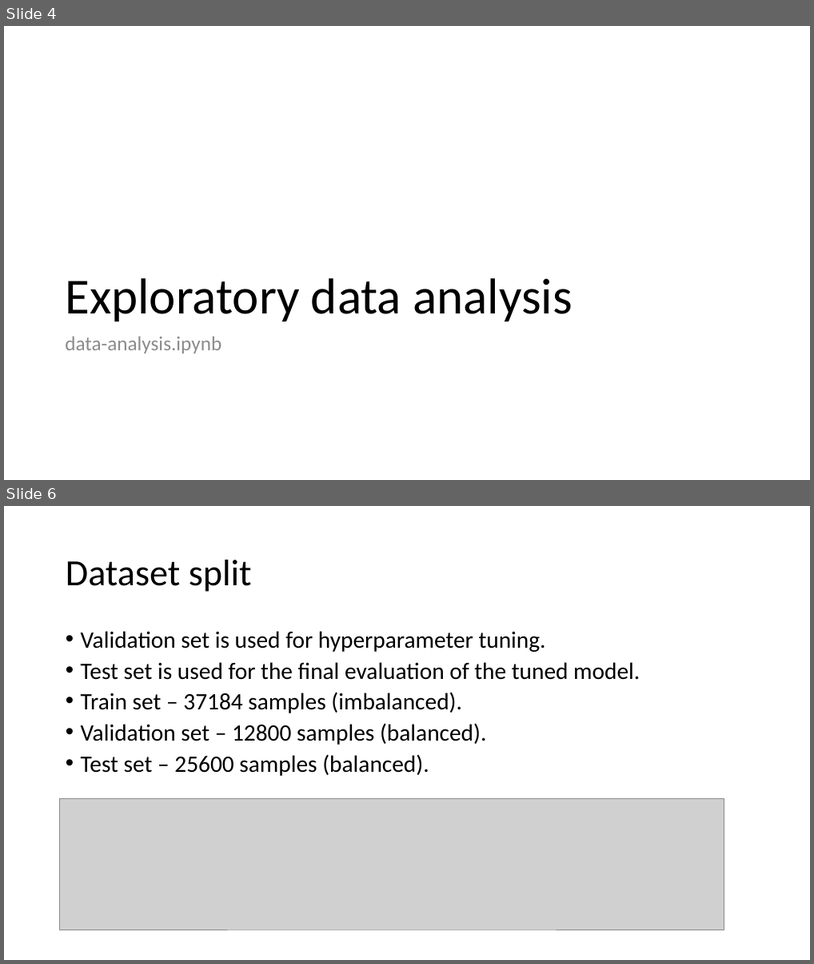
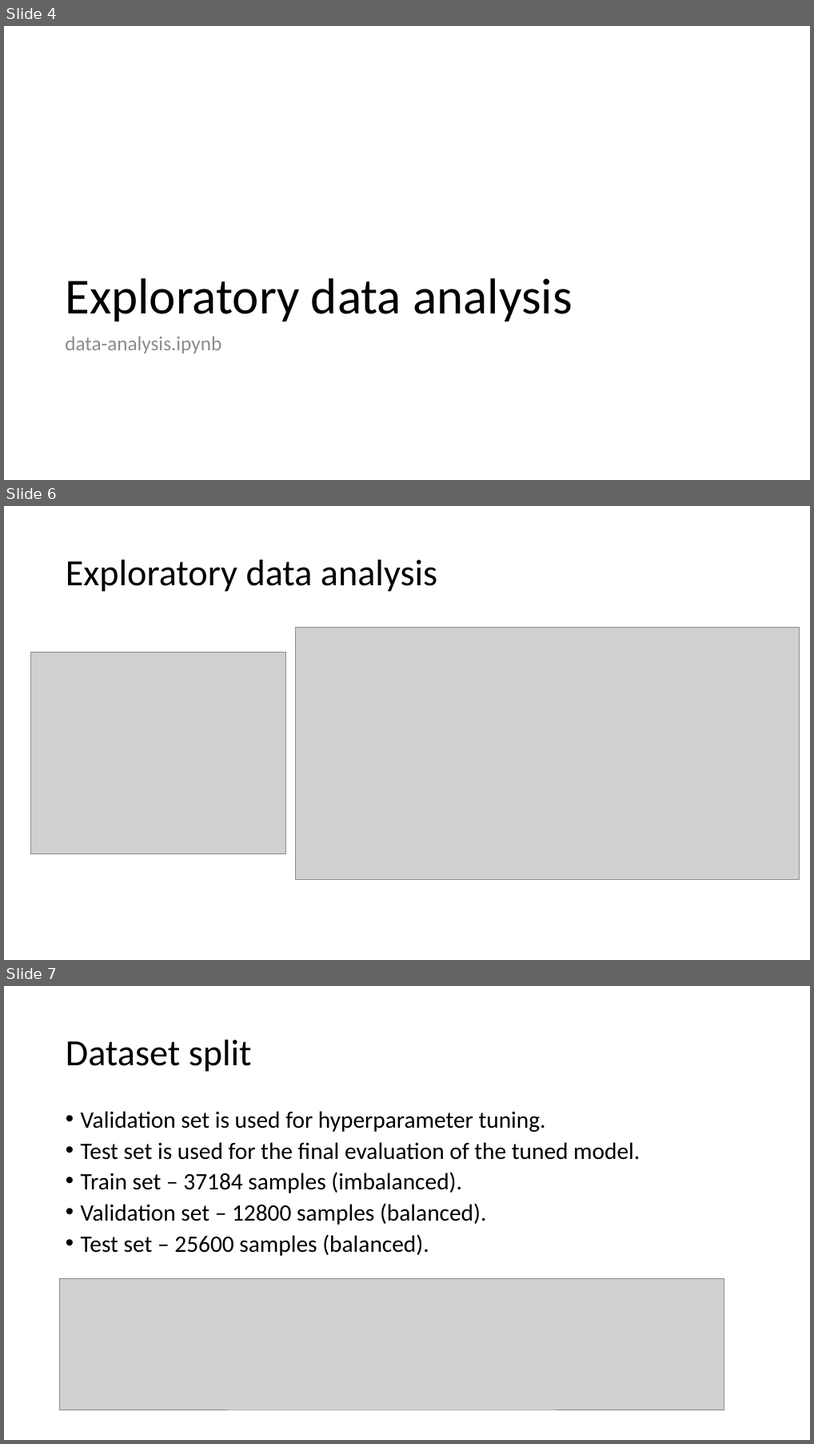
Before and after one commit to hokmund/cnn-tips-and-tricks, a slide deck: cnn-tips-and-tricks.pptx. Shown one above the other, each under a label of ours: slides 4 and 6 before the commit, slides 4, 6 and 7 after it; the slides between them are not shown. The pictures are 814x964 and 814x1444 pixels, drawn with LibreOffice and Linux fonts; fonts in the diff are those of the drawing; grey boxes stand for pictures. Boxes give left, top, right and bottom in pixels: in the first picture for what was removed or moved away, otherwise in the second. Text is boxed around its words. In the diff, an @@ line names an element or a change of style, - is before the commit and + after.

Commit message:
Added link to the data and checkpoints

```diff
--- a/cnn-tips-and-tricks.pptx
+++ b/cnn-tips-and-tricks.pptx
@@ slide 6 added at bbox=[4, 506, 810, 960], background #FFFFFF @@
@@ title added at bbox=[66, 560, 438, 592], 44 pt, text #000000 @@
+Exploratory data analysis
@@ picture added at bbox=[295, 627, 799, 880] @@
@@ picture added at bbox=[30, 652, 286, 853] @@
@@ what was slide 6 is now slide 7 @@
```
Also in this commit, not shown: 3 slides changed, 1 other file.
